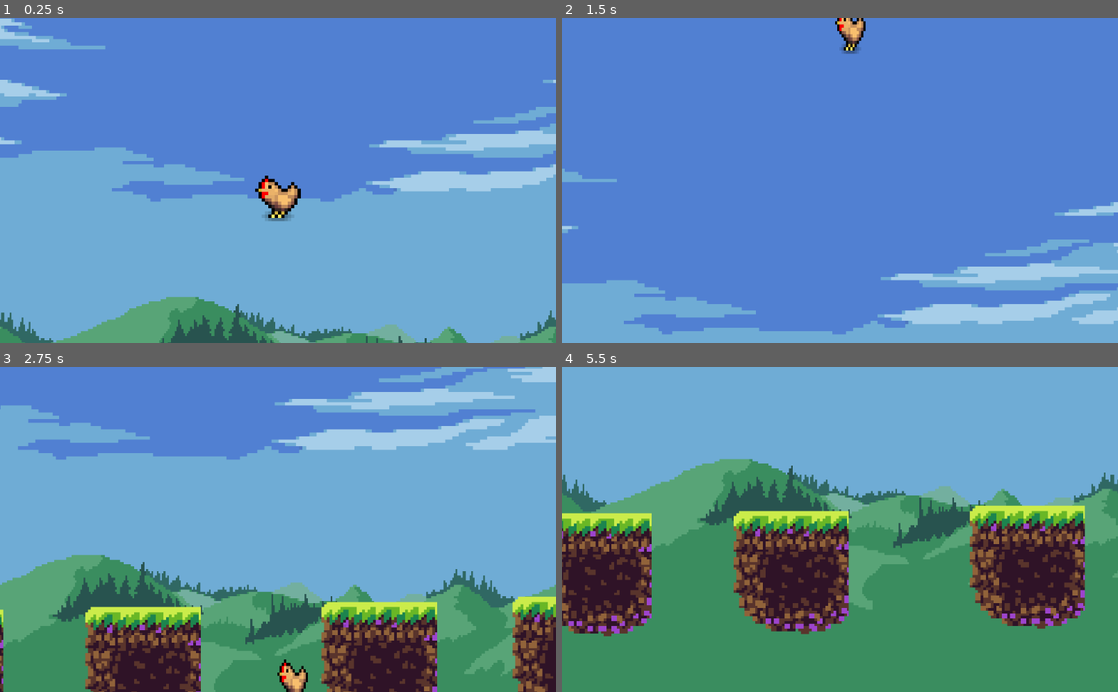
Above: before the commit, frames 1-4 (two rows, left to right).
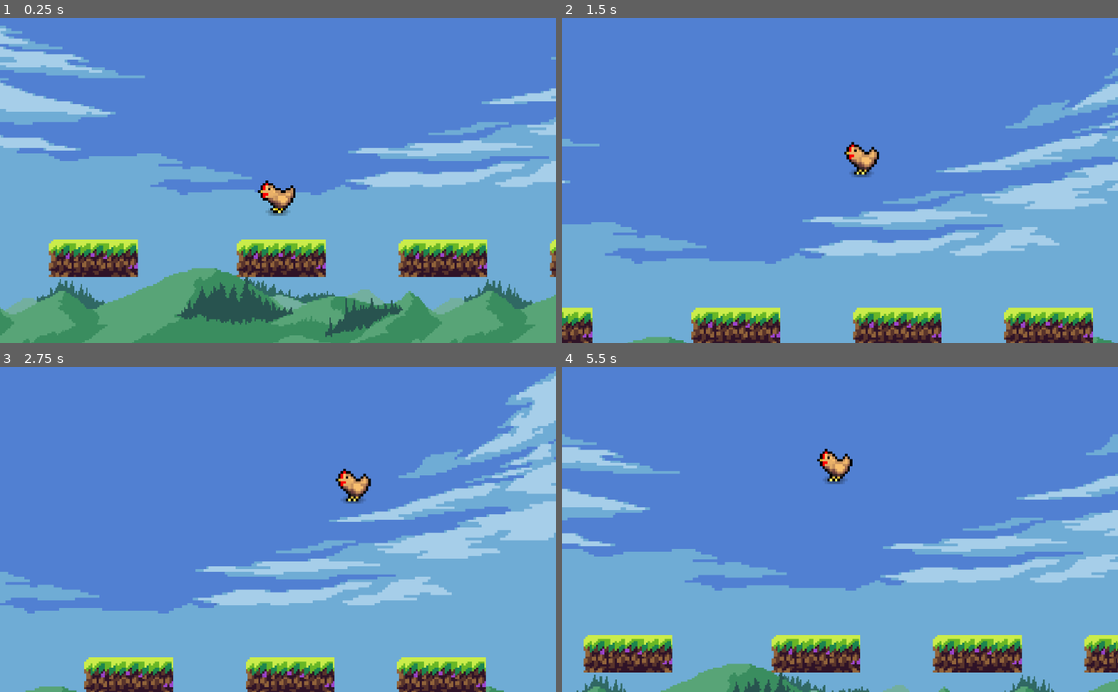
Above: after the commit, the same moments.

Repository: jacmcl54/Game2021
Game: Godot game, scene res://Scenes/World.tscn
The game is run twice, just before and just after one commit, with the same random seed, the same clock (stepped at 60 frames per second) and the same inputs. The project has no main scene, so this scene is started directly.
Inputs:
- Up to frame 1 (0.25 s): no input
- Up to frame 2 (1.5 s): hold Right (ui_right) 0.53-1.28 s; hold W (jump) 0.53-1.28 s; hold Down (ui_down) from 1.28 s (still down); tap W (jump) at 1.35 s
- Up to frame 3 (2.75 s): tap W (jump) at 1.52, 1.82 s; release Down (ui_down) at 2.03 s; hold Right (ui_right) from 2.03 s (still down); hold W (jump) from 2.03 s (still down)
- Up to frame 4 (5.5 s): release Right (ui_right) at 2.78 s; release W (jump) at 2.78 s; hold Up (ui_up) 2.78-3.53 s; tap W (jump) at 2.85, 3.02, 3.32, 4.35, 4.52, 4.82 s; hold W (jump) 3.53-4.28 s; hold Left (ui_left) 3.53-5.03 s; hold Down (ui_down) from 5.03 s (still down); hold W (jump) from 5.03 s (still down)

The runs differ from the first frame. In frame 1, 29% of the frame differs, in the area x 0-100%, y 0-100%; in frame 2, 34%; in frame 3, 75%; in frame 4, 99%.

Commit message:
18/05/2021

Diff:
--- a/MyGame/Scenes/Chicken.tscn
+++ b/MyGame/Scenes/Chicken.tscn
@@ -18,11 +18,11 @@
 texture = ExtResource( 2 )
 hframes = 4
 vframes = 4
-frame = 8
+frame = 11
 
 [node name="Camera2D" type="Camera2D" parent="Sprite"]
 current = true
-zoom = Vector2( 0.5, 0.5 )
+zoom = Vector2( 0.65, 0.65 )
 process_mode = 0
 limit_left = 0
 limit_top = 0
@@ -34,6 +34,7 @@
 editor_draw_drag_margin = true
 
 [node name="CollisionShape2D" type="CollisionShape2D" parent="."]
+position = Vector2( 0, -0.264866 )
 shape = SubResource( 1 )
 
 [node name="Raycasts" type="Node2D" parent="."]
--- a/MyGame/Scenes/Level.tscn
+++ b/MyGame/Scenes/Level.tscn
@@ -3,7 +3,7 @@
 [ext_resource path="res://Assets/Tileset.png" type="Texture" id=1]
 
 [sub_resource type="RectangleShape2D" id=1]
-extents = Vector2( 21, 23.75 )
+extents = Vector2( 21, 9.72816 )
 
 [node name="Grass" type="Node2D"]
 
@@ -11,7 +11,7 @@
 scale = Vector2( 2.49108, 2.36427 )
 texture = ExtResource( 1 )
 hframes = 3
-vframes = 2
+vframes = 5
 
 [node name="StaticBody2D" type="StaticBody2D" parent="Sprite"]
 
--- a/MyGame/Scenes/World.tscn
+++ b/MyGame/Scenes/World.tscn
@@ -41,20 +41,29 @@
 [node name="Chicken" parent="." instance=ExtResource( 1 )]
 position = Vector2( 508, 270 )
 
-[node name="TileMap" type="TileMap" parent="."]
-format = 1
+[node name="Grass" parent="." instance=ExtResource( 4 )]
+position = Vector2( 83.27, 368.86 )
 
 [node name="Grass2" parent="." instance=ExtResource( 4 )]
-position = Vector2( 288.743, 491.803 )
-
-[node name="Grass" parent="." instance=ExtResource( 4 )]
-position = Vector2( 129.291, 492.743 )
+position = Vector2( 286.899, 372.7 )
 
 [node name="Grass3" parent="." instance=ExtResource( 4 )]
-position = Vector2( 470.582, 489.568 )
+position = Vector2( 512, 372.7 )
 
 [node name="Grass4" parent="." instance=ExtResource( 4 )]
-position = Vector2( 688.056, 484.806 )
+position = Vector2( 705.372, 372.7 )
 
 [node name="Grass5" parent="." instance=ExtResource( 4 )]
-position = Vector2( 864.258, 480.043 )
+position = Vector2( 886.482, 372.7 )
+
+[node name="Grass6" parent="." instance=ExtResource( 4 )]
+position = Vector2( 388.289, 562.141 )
+
+[node name="Grass7" parent="." instance=ExtResource( 4 )]
+position = Vector2( 612.173, 562.141 )
+
+[node name="Grass8" parent="." instance=ExtResource( 4 )]
+position = Vector2( 167.175, 562.141 )
+
+[node name="Grass9" parent="." instance=ExtResource( 4 )]
+position = Vector2( 799.461, 562.141 )
--- a/MyGame/Scripts/Chicken.gd
+++ b/MyGame/Scripts/Chicken.gd
@@ -33,31 +33,34 @@
 const SLOPE_STOP = 64
 
 var velocity = Vector2()
-var move_speed = 75
-var gravity = 700
-var jump_velocty = -720
+var move_speed = 200
+var gravity = 900
+var jump_velocty = -600
 var is_grounded
 var anim_player
+var moving = false
 
 onready var raycasts = $Raycasts
 
 func _physics_process(delta):
 	_get_input()
 	velocity.y += gravity * delta
-
 	velocity = move_and_slide(velocity, UP, SLOPE_STOP)
-
 	is_grounded = _check_is_grounded()
+	if moving:
+		$AnimationPlayer.play("ChickenWalk")
+	else:
+		$AnimationPlayer.play("ChickenWalk")
 
 func _input(event):
 	if event.is_action_pressed("jump") && is_grounded:
 		velocity.y = jump_velocty
 
-func _get_input():
+func _get_input(_flip = false):
 	var move_direction = -int(Input.is_action_pressed("ui_left")) + int(Input.is_action_pressed("ui_right"))
 	velocity.x = lerp(velocity.x, move_speed * move_direction, _get_h_weight())
-	if move_direction != 0:
-		$Sprite.scale.x = move_direction
+	#if move_direction != 0:
+	#	$Sprite.scale.x = move_direction
 
 func _get_h_weight():
 	return 0.2 if is_grounded else 0.1
@@ -66,16 +69,9 @@
 	for raycast in raycasts.get_children():
 		if raycast.is_colliding():
 			return true
-
 	return false
 
-func _assign_animation():
-	var anim = "Idle"
-
-	if !is_grounded:
-		anim = "ChickenWalk"
-	elif velocity.x != 0:
-		anim = "ChickenWalk"
-
-	if anim_player.assigned_animation != anim:
-		anim_player.player(anim)
+func move(xspeed, yspeed, delta, _flip = false):
+	position.x += xspeed * delta
+	position.y += yspeed * delta
+	moving = true
